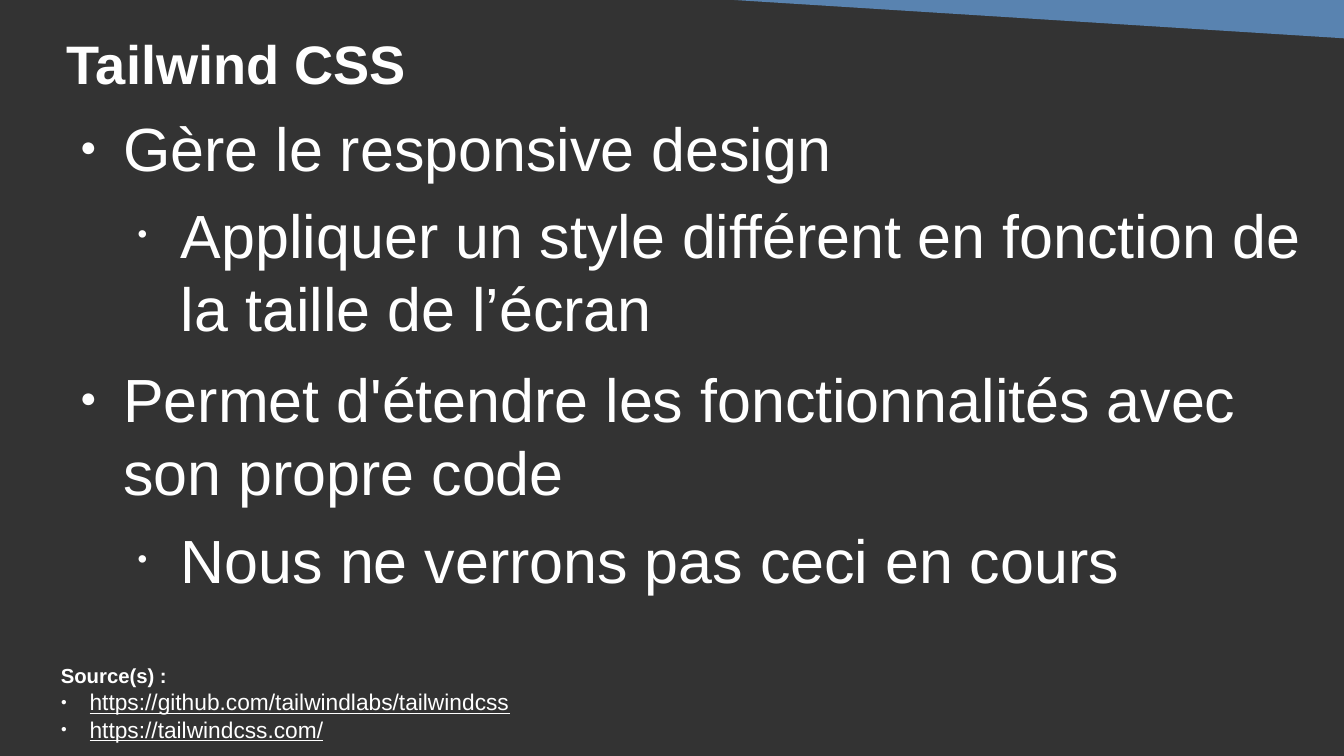
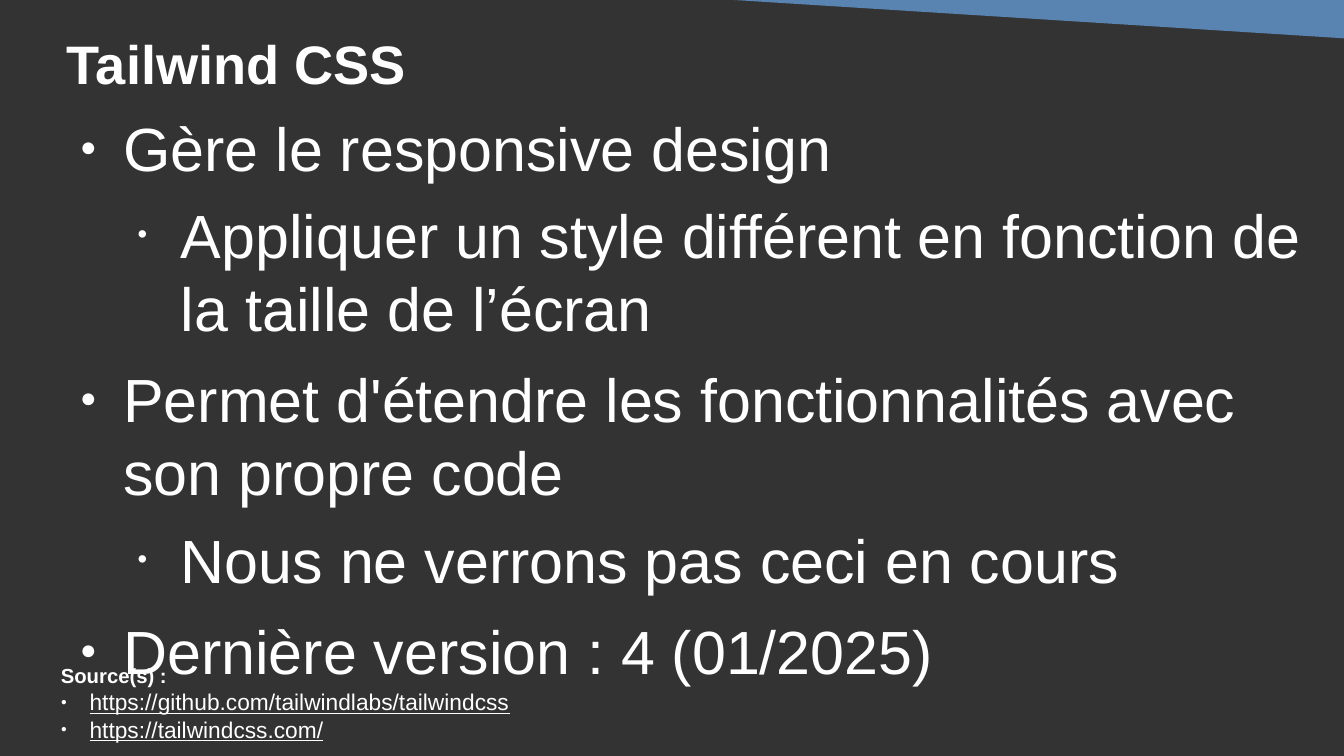
Before and after one commit to DanYellow/cours, a slide deck: slide 10 of integration-web-s2/travaux-pratiques/numero-4/presentation.odp. Drawn at 1344x756 pixels with LibreOffice and Linux fonts; fonts in the diff are those of the drawing. Boxes give left, top, right and bottom in pixels: in the first picture for what was removed or moved away, otherwise in the second. Text is boxed around its words. In the diff, an @@ line names an element or a change of style, - is before the commit and + after.

```diff
--- a/integration-web-s2/travaux-pratiques/numero-4/presentation.odp
+++ b/integration-web-s2/travaux-pratiques/numero-4/presentation.odp
@@ text at (123,629,933,685): paragraph added @@
+● Dernière version : 4 (01/2025)
```
Also in this commit, not shown: 10 other slides changed, 1 other file.
